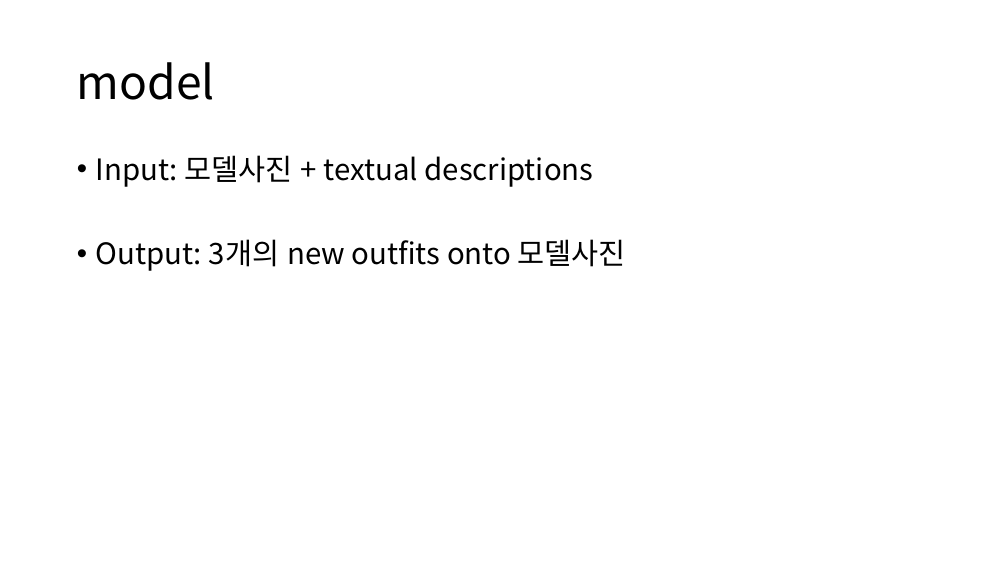
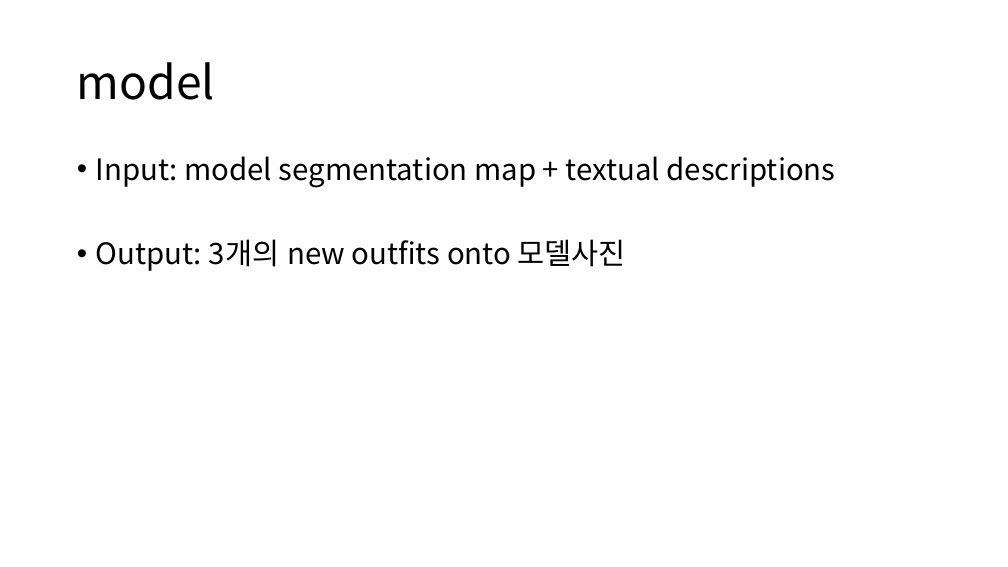
Before and after one commit to gudrb/GAN, a slide deck: slide 2 of Be your own prada.pptx. Drawn at 1008x567 pixels with LibreOffice and Linux fonts; fonts in the diff are those of the drawing. Boxes give left, top, right and bottom in pixels: in the first picture for what was removed or moved away, otherwise in the second. Text is boxed around its words. In the diff, an @@ line names an element or a change of style, - is before the commit and + after.

Commit message:
'ppt'

```diff
--- a/Be your own prada.pptx
+++ b/Be your own prada.pptx
@@ text at <box>96,156,836,188</box>: text changed @@
-• Input: 모델사진 + textual descriptions
+• Input: model segmentation map + textual descriptions
```
Also in this commit, not shown: 2 other slides changed, 3 slides added.
